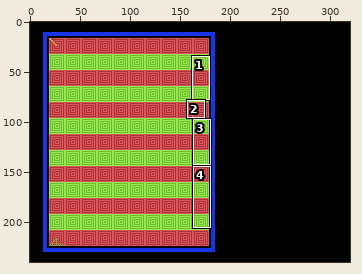
Two states of a pixel-art file, src/game/tetris/assets/layout-ideia.aseprite. Above: a wide view before the commit, with the close-up outlined.
Close-up. Earlier state:
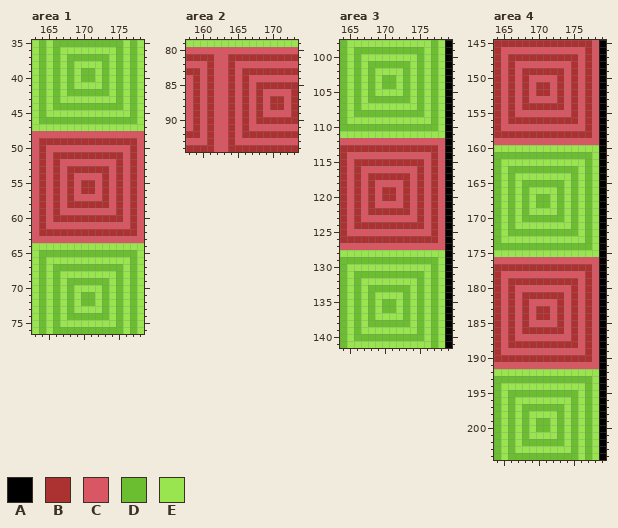
320x240 pixels, 1 frame. Shown: area 1: x 163..178, y 35..76; area 2: x 158..173, y 79..94; area 3: x 164..179, y 98..141; area 4: x 164..179, y 145..204. The commit also changed other parts of the picture, which this record leaves out.
Palette (. is transparent): A #000000  B #ac3232  C #d95763  D #6abe30  E #99e550
Pixels before, area 1, first column x 163:
35 EDEDDDDDDDDDDEDE
36 EDEDEEEEEEEEDEDE
37 EDEDEDDDDDDEDEDE
38 EDEDEDEEEEDEDEDE
39 EDEDEDEDDEDEDEDE
40 EDEDEDEDDEDEDEDE
41 EDEDEDEEEEDEDEDE
42 EDEDEDDDDDDEDEDE
43 EDEDEEEEEEEEDEDE
44 EDEDDDDDDDDDDEDE
45 EDEEEEEEEEEEEEDE
46 EDDDDDDDDDDDDDDE
47 EEEEEEEEEEEEEEEE
48 CCCCCCCCCCCCCCCC
49 CBBBBBBBBBBBBBBC
50 CBCCCCCCCCCCCCBC
51 CBCBBBBBBBBBBCBC
52 CBCBCCCCCCCCBCBC
53 CBCBCBBBBBBCBCBC
54 CBCBCBCCCCBCBCBC
55 CBCBCBCBBCBCBCBC
56 CBCBCBCBBCBCBCBC
57 CBCBCBCCCCBCBCBC
58 CBCBCBBBBBBCBCBC
59 CBCBCCCCCCCCBCBC
60 CBCBBBBBBBBBBCBC
61 CBCCCCCCCCCCCCBC
62 CBBBBBBBBBBBBBBC
63 CCCCCCCCCCCCCCCC
64 EEEEEEEEEEEEEEEE
65 EDDDDDDDDDDDDDDE
66 EDEEEEEEEEEEEEDE
67 EDEDDDDDDDDDDEDE
68 EDEDEEEEEEEEDEDE
69 EDEDEDDDDDDEDEDE
70 EDEDEDEEEEDEDEDE
71 EDEDEDEDDEDEDEDE
72 EDEDEDEDDEDEDEDE
73 EDEDEDEEEEDEDEDE
74 EDEDEDDDDDDEDEDE
75 EDEDEEEEEEEEDEDE
76 EDEDDDDDDDDDDEDE
Pixels before, area 2, first column x 158:
79 EEEEEEEEEEEEEEEE
80 CCCCCCCCCCCCCCCC
81 BBBBCCBBBBBBBBBB
82 CCCBCCBCCCCCCCCC
83 BBCBCCBCBBBBBBBB
84 CBCBCCBCBCCCCCCC
85 CBCBCCBCBCBBBBBB
86 CBCBCCBCBCBCCCCB
87 CBCBCCBCBCBCBBCB
88 CBCBCCBCBCBCBBCB
89 CBCBCCBCBCBCCCCB
90 CBCBCCBCBCBBBBBB
91 CBCBCCBCBCCCCCCC
92 BBCBCCBCBBBBBBBB
93 CCCBCCBCCCCCCCCC
94 BBBBCCBBBBBBBBBB
Pixels before, area 3, first column x 164:
 98 DEEEEEEEEEEEEDEA
 99 DEDDDDDDDDDDEDEA
100 DEDEEEEEEEEDEDEA
101 DEDEDDDDDDEDEDEA
102 DEDEDEEEEDEDEDEA
103 DEDEDEDDEDEDEDEA
104 DEDEDEDDEDEDEDEA
105 DEDEDEEEEDEDEDEA
106 DEDEDDDDDDEDEDEA
107 DEDEEEEEEEEDEDEA
108 DEDDDDDDDDDDEDEA
109 DEEEEEEEEEEEEDEA
110 DDDDDDDDDDDDDDEA
111 EEEEEEEEEEEEEEEA
112 CCCCCCCCCCCCCCCA
113 BBBBBBBBBBBBBBCA
114 BCCCCCCCCCCCCBCA
115 BCBBBBBBBBBBCBCA
116 BCBCCCCCCCCBCBCA
117 BCBCBBBBBBCBCBCA
118 BCBCBCCCCBCBCBCA
119 BCBCBCBBCBCBCBCA
120 BCBCBCBBCBCBCBCA
121 BCBCBCCCCBCBCBCA
122 BCBCBBBBBBCBCBCA
123 BCBCCCCCCCCBCBCA
124 BCBBBBBBBBBBCBCA
125 BCCCCCCCCCCCCBCA
126 BBBBBBBBBBBBBBCA
127 CCCCCCCCCCCCCCCA
128 EEEEEEEEEEEEEEEA
129 DDDDDDDDDDDDDDEA
130 DEEEEEEEEEEEEDEA
131 DEDDDDDDDDDDEDEA
132 DEDEEEEEEEEDEDEA
133 DEDEDDDDDDEDEDEA
134 DEDEDEEEEDEDEDEA
135 DEDEDEDDEDEDEDEA
136 DEDEDEDDEDEDEDEA
137 DEDEDEEEEDEDEDEA
138 DEDEDDDDDDEDEDEA
139 DEDEEEEEEEEDEDEA
140 DEDDDDDDDDDDEDEA
141 DEEEEEEEEEEEEDEA
Pixels before, area 4, first column x 164:
145 BBBBBBBBBBBBBBCA
146 BCCCCCCCCCCCCBCA
147 BCBBBBBBBBBBCBCA
148 BCBCCCCCCCCBCBCA
149 BCBCBBBBBBCBCBCA
150 BCBCBCCCCBCBCBCA
151 BCBCBCBBCBCBCBCA
152 BCBCBCBBCBCBCBCA
153 BCBCBCCCCBCBCBCA
154 BCBCBBBBBBCBCBCA
155 BCBCCCCCCCCBCBCA
156 BCBBBBBBBBBBCBCA
157 BCCCCCCCCCCCCBCA
158 BBBBBBBBBBBBBBCA
159 CCCCCCCCCCCCCCCA
160 EEEEEEEEEEEEEEEA
161 DDDDDDDDDDDDDDEA
162 DEEEEEEEEEEEEDEA
163 DEDDDDDDDDDDEDEA
164 DEDEEEEEEEEDEDEA
165 DEDEDDDDDDEDEDEA
166 DEDEDEEEEDEDEDEA
167 DEDEDEDDEDEDEDEA
168 DEDEDEDDEDEDEDEA
169 DEDEDEEEEDEDEDEA
170 DEDEDDDDDDEDEDEA
171 DEDEEEEEEEEDEDEA
172 DEDDDDDDDDDDEDEA
173 DEEEEEEEEEEEEDEA
174 DDDDDDDDDDDDDDEA
175 EEEEEEEEEEEEEEEA
176 CCCCCCCCCCCCCCCA
177 BBBBBBBBBBBBBBCA
178 BCCCCCCCCCCCCBCA
179 BCBBBBBBBBBBCBCA
180 BCBCCCCCCCCBCBCA
181 BCBCBBBBBBCBCBCA
182 BCBCBCCCCBCBCBCA
183 BCBCBCBBCBCBCBCA
184 BCBCBCBBCBCBCBCA
185 BCBCBCCCCBCBCBCA
186 BCBCBBBBBBCBCBCA
187 BCBCCCCCCCCBCBCA
188 BCBBBBBBBBBBCBCA
189 BCCCCCCCCCCCCBCA
190 BBBBBBBBBBBBBBCA
191 CCCCCCCCCCCCCCCA
192 EEEEEEEEEEEEEEEA
193 DDDDDDDDDDDDDDEA
194 DEEEEEEEEEEEEDEA
195 DEDDDDDDDDDDEDEA
196 DEDEEEEEEEEDEDEA
197 DEDEDDDDDDEDEDEA
198 DEDEDEEEEDEDEDEA
199 DEDEDEDDEDEDEDEA
200 DEDEDEDDEDEDEDEA
201 DEDEDEEEEDEDEDEA
202 DEDEDDDDDDEDEDEA
203 DEDEEEEEEEEDEDEA
204 DEDDDDDDDDDDEDEA
The same view after the edit:
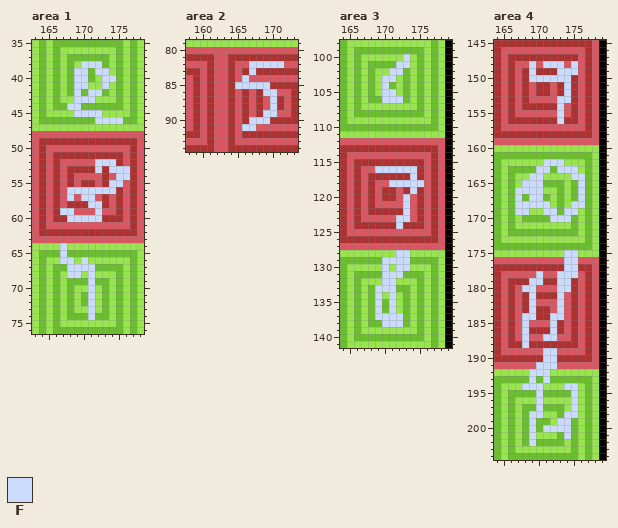
Colours new in this view: F #cbdbfc
Difference:
Area 1:
y 38: x 170..172 EEE -> FFF
y 39: x 169..170 ED -> FF; x 172..173 ED -> FF
y 40: x 169..170 ED -> FF; x 173..174 DE -> FF
y 41: x 169..170 EE -> FF; x 173 D -> F
y 42: x 169 D -> F; x 171..172 DD -> FF
y 43: x 169..171 EEE -> FFF
y 44: x 168..169 DD -> FF
y 45: x 169..172 EEEE -> FFFF
y 46: x 172..175 DDDD -> FFFF
y 52: x 172..174 CCC -> FFF
y 53: x 172 B -> F; x 174..176 CBC -> FFF
y 54: x 175..176 BC -> FF
y 55: x 174..175 CB -> FF
y 56: x 168..174 BCBBCBC -> FFFFFFF
y 57: x 168 B -> F; x 170..171 CC -> FF
y 58: x 171..172 BB -> FF
y 59: x 167..168 CC -> FF; x 172 C -> F
y 60: x 168..172 BBBBB -> FFFFF
y 64: x 167 E -> F
y 65: x 167 D -> F
y 66: x 167..168 EE -> FF; x 170 E -> F
y 67: x 168..171 DDDD -> FFFF
y 68: x 168..169 EE -> FF; x 171 E -> F
y 69: x 171 D -> F
y 70: x 171 E -> F
y 71..72: x 171 D -> F
y 73: x 171 E -> F
y 74: x 171 D -> F
Area 2:
y 82: x 167..171 CCCCC -> FFFFF
y 83: x 167 B -> F
y 84: x 166 B -> F
y 85: x 165..169 CBCBB -> FFFFF
y 86: x 169..170 CC -> FF
y 87..88: x 170 B -> F
y 89: x 169..170 CC -> FF
y 90: x 167..169 CBB -> FFF
y 91: x 166..167 BC -> FF
Area 3:
y 100: x 173 E -> F
y 101: x 172..173 DD -> FF
y 102: x 171..172 EE -> FF
y 103: x 170..171 DD -> FF
y 104: x 170 D -> F
y 105: x 170..171 EE -> FF
y 106: x 170..172 DDD -> FFF
y 116: x 169..174 CCCCCC -> FFFFFF
y 117: x 174 C -> F
y 118: x 171..175 CCBCB -> FFFFF
y 119: x 174 C -> F
y 120..122: x 173 B -> F
y 123: x 172..173 CC -> FF
y 124: x 172 B -> F
y 128: x 172..173 EE -> FF
y 129: x 170..173 DDDD -> FFFF
y 130: x 170 E -> F; x 172..173 EE -> FF
y 131: x 170..172 DDD -> FFF
y 132: x 170..171 EE -> FF
y 133: x 169..171 DDD -> FFF
y 134: x 169 E -> F; x 171 E -> F
y 135..136: x 169 E -> F; x 171 D -> F
y 137: x 169..172 EEEE -> FFFF
y 138: x 170..172 DDD -> FFF
Area 4:
y 148: x 169 C -> F; x 171..173 CCC -> FFF; x 175 B -> F
y 149: x 169 B -> F; x 173..175 BCB -> FFF
y 150: x 169..174 CCCCBC -> FFFFFF
y 151..152: x 174 C -> F
y 153: x 173..174 BC -> FF
y 154: x 173 B -> F
y 155: x 173 C -> F
y 156: x 173 B -> F
y 162: x 171..173 EEE -> FFF
y 163: x 170..171 DD -> FF; x 173..175 DDD -> FFF
y 164: x 169..170 EE -> FF; x 175..176 DE -> FF
y 165: x 168..170 DDD -> FFF; x 176 E -> F
y 166: x 167..170 EDEE -> FFFF; x 176 E -> F
y 167: x 167 E -> F; x 169..170 ED -> FF; x 176 E -> F
y 168: x 167..171 EDEDD -> FFFFF; x 175..176 DE -> FF
y 169: x 167..168 ED -> FF; x 171..172 EE -> FF; x 174..175 ED -> FF
y 170: x 172..174 DDE -> FFF
y 175: x 174..175 EE -> FF
y 176: x 174..175 CC -> FF
y 177: x 174..175 BB -> FF
y 178: x 170 C -> F; x 173..175 CCC -> FFF
y 179: x 169..170 BB -> FF; x 173..174 BB -> FF
y 180: x 168..169 CC -> FF; x 173..174 CC -> FF
y 181: x 169 B -> F; x 173 B -> F
y 182..183: x 169 C -> F; x 173 B -> F
y 184: x 168..169 BC -> FF; x 172..173 CB -> FF
y 185: x 168 B -> F; x 172 C -> F
y 186: x 168 B -> F; x 172 B -> F
y 187: x 168 C -> F; x 171..172 CC -> FF
y 188: x 168 B -> F
y 189: x 171..172 CC -> FF
y 190: x 171..172 BB -> FF
y 191: x 170..172 CCC -> FFF
y 192: x 169..171 EEE -> FFF
y 193: x 169 D -> F; x 171 D -> F
y 194: x 168..170 EEE -> FFF; x 174..175 EE -> FF
y 195: x 170 D -> F; x 175 D -> F
y 196: x 170 E -> F; x 175 D -> F
y 197: x 170 D -> F; x 175 D -> F
y 198: x 169..170 EE -> FF; x 174..175 ED -> FF
y 199: x 169 E -> F; x 173..174 DE -> FF
y 200: x 169 E -> F; x 171..174 DEDE -> FFFF
y 201: x 169 E -> F; x 174 E -> F
y 202: x 169 D -> F
